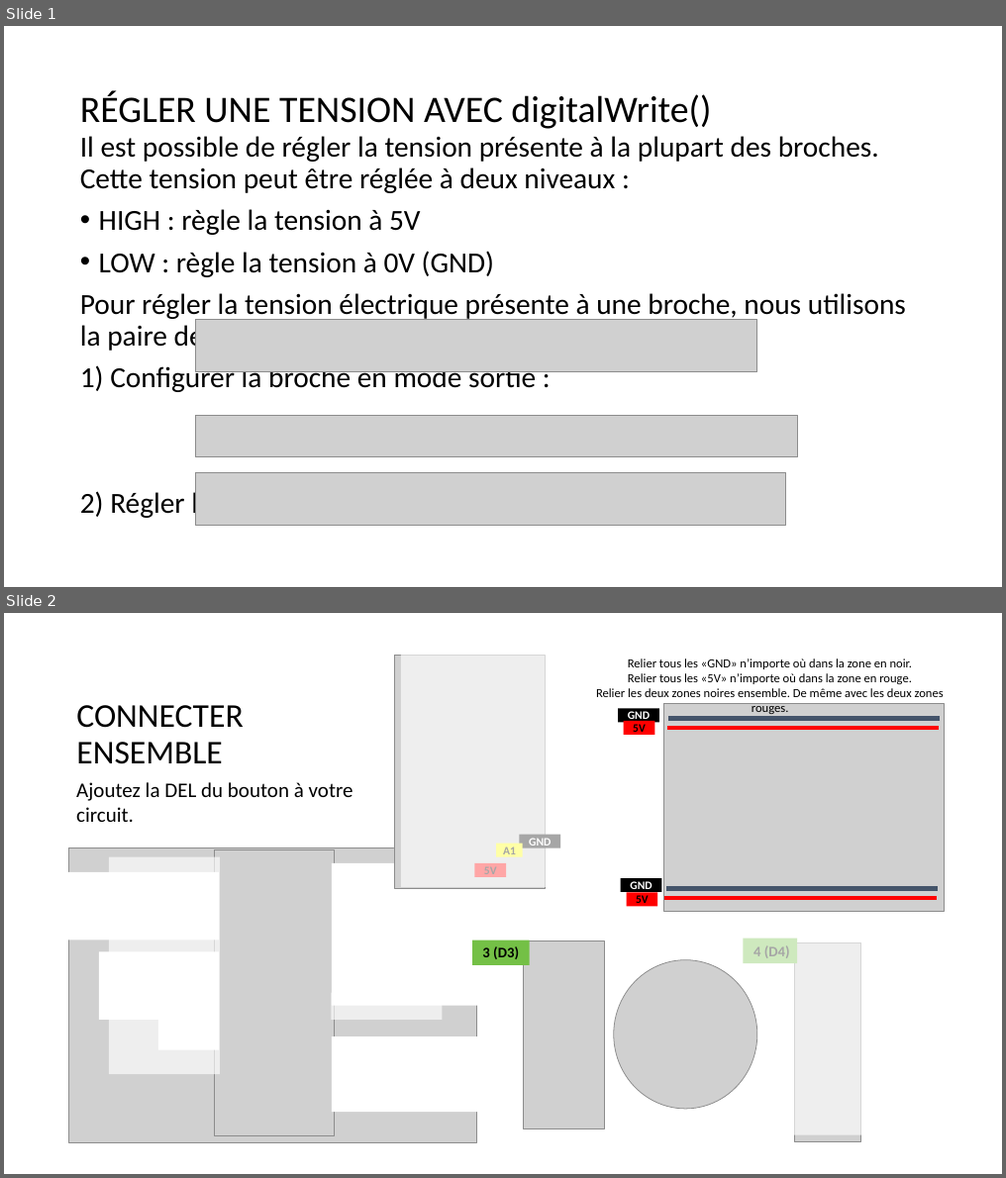
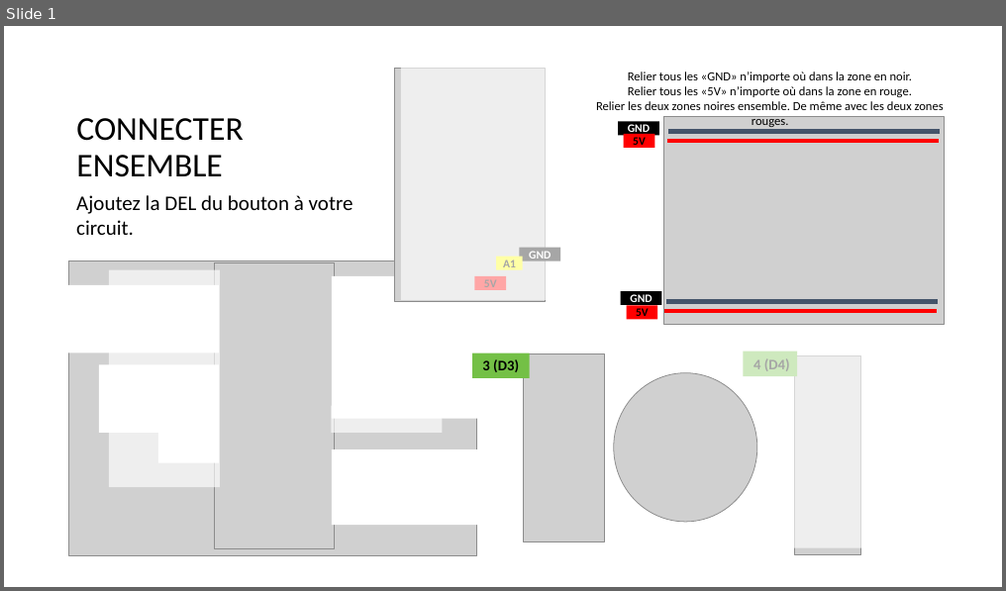
Before and after one commit to tim-montmorency/rel-electro-immersif, a slide deck: rel-electro-immersif-originals/sortie_numerique.pptx. Shown one above the other, each under a label of ours: slides 1 and 2 before the commit, slide 1 after it. The pictures are 1006x1178 and 1006x591 pixels, drawn with LibreOffice and Linux fonts; fonts in the diff are those of the drawing; grey boxes stand for pictures. Boxes give left, top, right and bottom in pixels: in the first picture for what was removed or moved away, otherwise in the second. Text is boxed around its words. In the diff, an @@ line names an element or a change of style, - is before the commit and + after.

```diff
--- a/rel-electro-immersif-originals/sortie_numerique.pptx
+++ b/rel-electro-immersif-originals/sortie_numerique.pptx
@@ slide 1 removed at (4, 26, 1002, 587), background #FFFFFF @@
@@ title removed at (80, 90, 711, 129) @@
-RÉGLER UNE TENSION AVEC digitalWrite()
@@ text removed at (80, 136, 906, 520) @@
-Il est possible de régler la tension présente à la plupart des broches. Cette tension peut être réglée à deux niveaux :
-• HIGH : règle la tension à 5V
-• LOW : règle la tension à 0V (GND)
-Pour régler la tension électrique présente à une broche, nous utilisons la paire de fonctions suivantes :
-1) Configurer la broche en mode sortie :
-2) Régler la tension avec l’une des commandes suivantes :
@@ picture removed at (196, 319, 757, 372) @@
@@ picture removed at (196, 416, 798, 458) @@
@@ picture removed at (196, 472, 786, 526) @@
@@ what was slide 2 is now slide 1 @@
```
Also in this commit, not shown: 16 other files.
